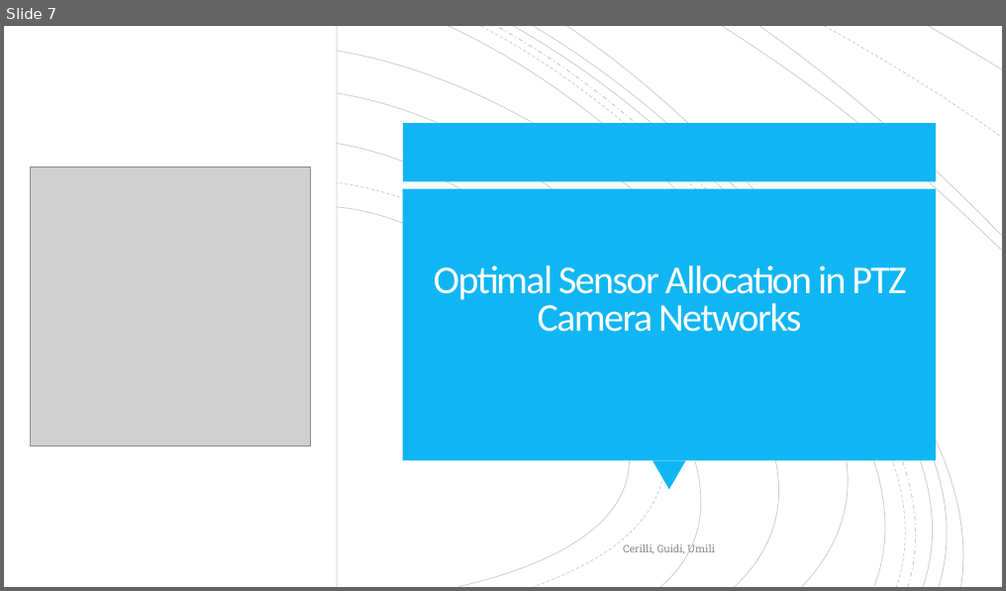
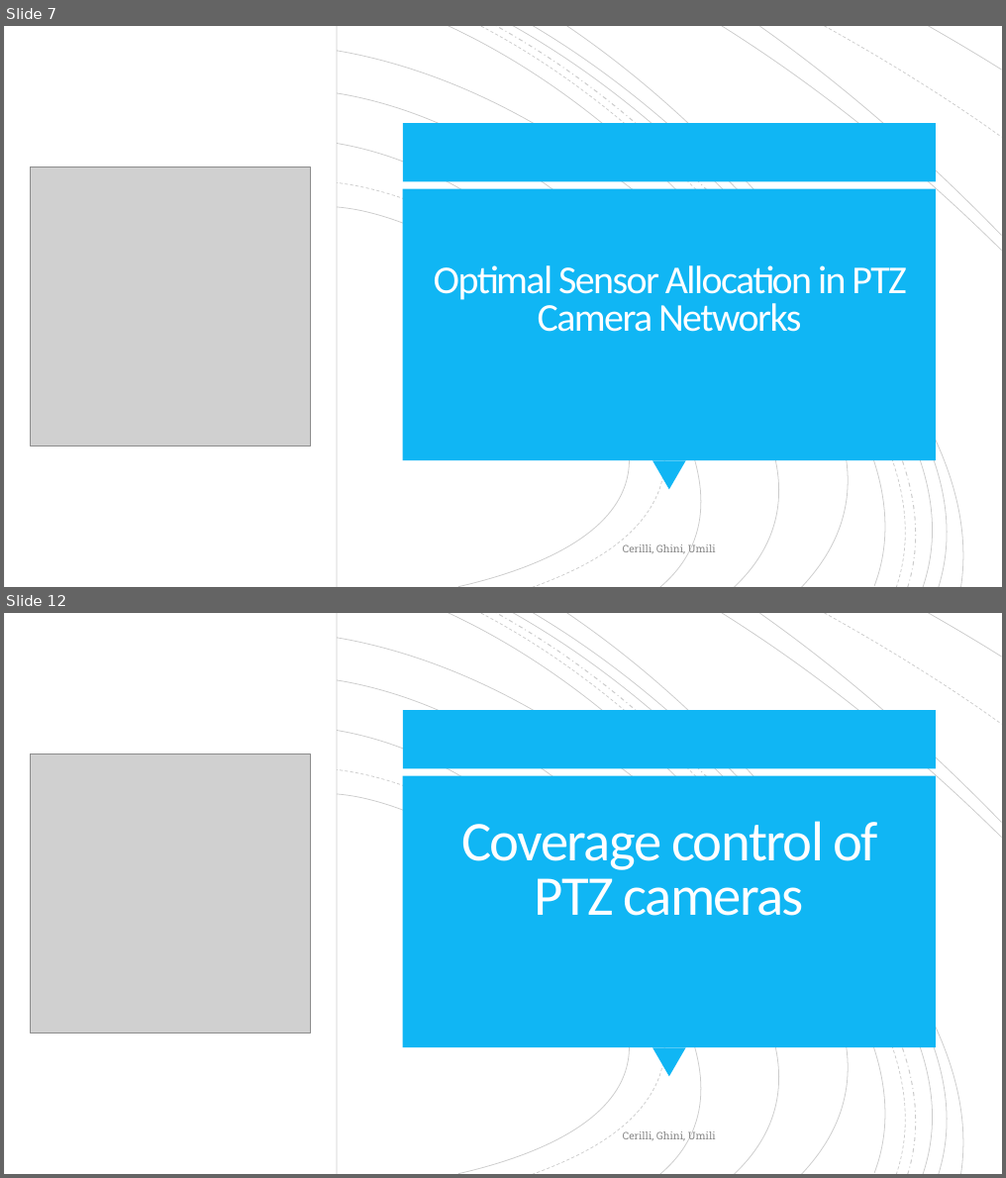
Before and after one commit to dinies/MultiRobot, a slide deck: Presentation.pptx. Shown one above the other, each under a label of ours: slide 7 before the commit, slides 7 and 12 after it; the slides between them are not shown. The pictures are 1006x591 and 1006x1178 pixels, drawn with LibreOffice and Linux fonts; fonts in the diff are those of the drawing; grey boxes stand for pictures. Boxes give left, top, right and bottom in pixels: in the first picture for what was removed or moved away, otherwise in the second. Text is boxed around its words. In the diff, an @@ line names an element or a change of style, - is before the commit and + after.

```diff
--- a/Presentation.pptx
+++ b/Presentation.pptx
@@ slide 12 added at (4, 613, 1002, 1174), background #FFFFFF; not listed: 19 template elements that a slide beside it also shows @@
@@ rectangle added at (4, 613, 1002, 1174), fill #FFFFFF @@
@@ rectangle added at (4, 613, 338, 1174), fill #FFFFFF, outline #000000 0.75 pt @@
@@ group added at (4, 613, 1002, 1174): 19 freeform shapes @@
@@ group added at (4, 613, 1002, 1174): 19 freeform shapes @@
@@ rectangle added at (403, 710, 936, 768), fill #10B6F4 @@
@@ picture added at (31, 754, 310, 1033) @@
@@ rectangle added at (403, 776, 936, 1048), fill #10B6F4 @@
@@ title added at (461, 821, 879, 916), 54 pt, text #FFFEFF @@
+Coverage control of PTZ cameras
@@ triangle added at (652, 1048, 686, 1076), fill #10B6F4 @@
@@ text added at (623, 1131, 716, 1141), 10 pt, text #8C8C8C @@
+Cerilli, Ghini, Umili
@@ slide 7 changed as well @@
@@ text at (623, 544, 716, 554): text changed @@
-Cerilli, Guidi, Umili
+Cerilli, Ghini, Umili
```
Also in this commit, not shown: 6 other slides changed, 7 other slides added.
